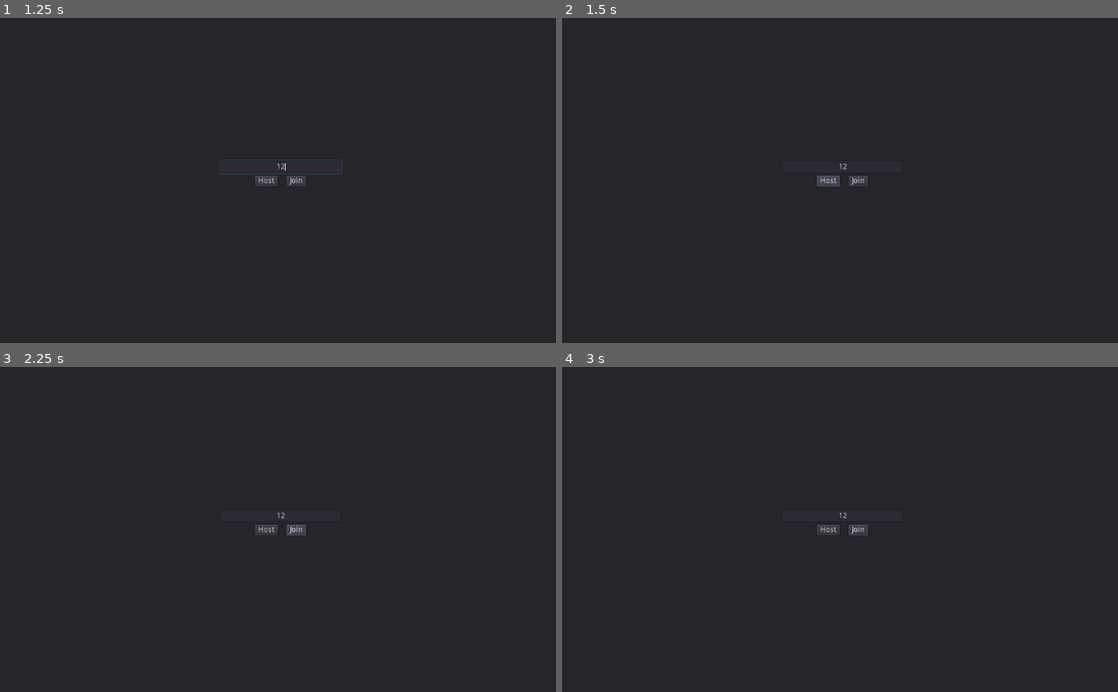
Above: before the commit, frames 1-4 (two rows, left to right).
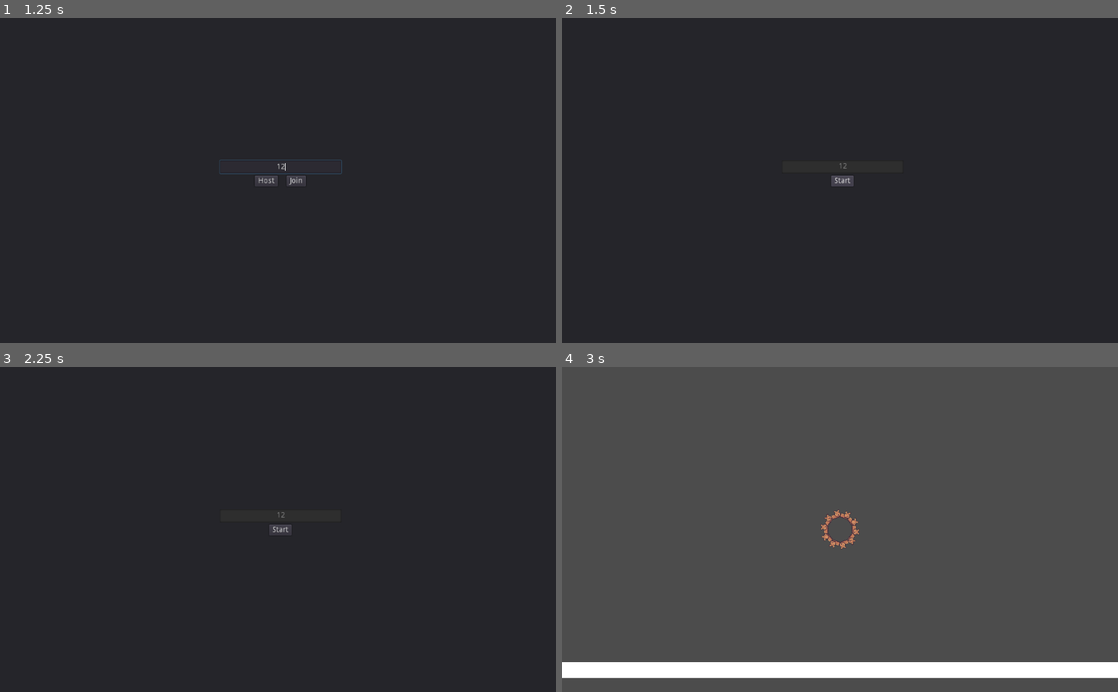
Above: after the commit, the same moments.

Repository: MichaelBelousov/optt-multiplayer-jam
Game: Godot game, scene res://ui/ConnectMenu.tscn
Two runs of this game, one before a commit and one after it. Both use one fixed random seed, a clock stepped at 60 frames per second and the inputs below. This scene is started directly instead of the project's main scene.
Inputs (mouse positions are in pixels of both pictures, inside the frame that each line leads up to):
- Up to frame 1 (1.25 s): click (278, 167) at 0.52 s; type "12" at 0.6 s
- Up to frame 2 (1.5 s): click "Host" at 1.25 s
- Up to frame 3 (2.25 s): click (294, 529) at 2 s, where only the run before the commit has a clickable "Join"
- Up to frame 4 (3 s): click (840, 529) at 2.75 s, where only the run after the commit has a clickable "Start"

Frame 1 is identical in both runs. In frame 2, 0.2% of the frame differs, in the area x 45-55%, y 44-52%; in frame 3, 0.2%; in frame 4, 100%, in the area x 0-100%, y 0-100%.
Error in both runs: Assertion failed: expected creating a server to work (res://net/ServerNetContext.gd:8)

Commit message:
add start game functionality and ui changes

Diff:
--- a/ui/ConnectMenu.gd
+++ b/ui/ConnectMenu.gd
@@ -2,6 +2,7 @@
 
 func _ready() -> void:
   setup_get_public_ip()
+
 
 func setup_get_public_ip() -> void:
   var req = HTTPRequest.new()
@@ -24,6 +25,7 @@
   var netCtx = ServerNetContext.new()
   netCtx.name = "NetContext"
   get_tree().root.add_child(netCtx)
+  setup_host_ui()
 
 
 func on_join() -> void:
@@ -33,3 +35,30 @@
   var netCtx = ClientNetContext.new(addr)
   netCtx.name = "NetContext"
   get_tree().root.add_child(netCtx)
+  setup_join_ui()
+
+
+# NOTE: could be done better by instancing a scene to replace `Btns`
+func setup_host_ui() -> void:
+  $VBoxContainer/IPInput.editable = false
+  $VBoxContainer/Center/Btns/Host.visible = false
+  $VBoxContainer/Center/Btns/Join.visible = false
+  var start = Button.new()
+  start.text = "Start"
+  start.connect("pressed", self, "on_start")
+  $VBoxContainer/Center/Btns.add_child(start)
+
+
+# NOTE: could be done better by instancing a scene to replace `Btns`
+func setup_join_ui() -> void:
+  $VBoxContainer/IPInput.editable = false
+  $VBoxContainer/Center/Btns/Host.visible = false
+  $VBoxContainer/Center/Btns/Join.visible = false
+  var instr = Label.new()
+  instr.text = "Please wait for the host to start the game"
+  $VBoxContainer/Center/Btns.add_child(instr)
+
+# NOTE: possible we'll need to add a wait step on some synchronization due to lag, we'll see...
+func on_start() -> void:
+  get_tree().change_scene_to(preload("res://src/test.tscn"))
+  # potentially might fix desync issues by waiting here
